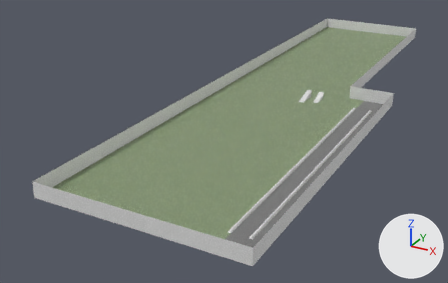
What one commit did to the Blender file media/trunk/tracks/emc2/emc2.blend.
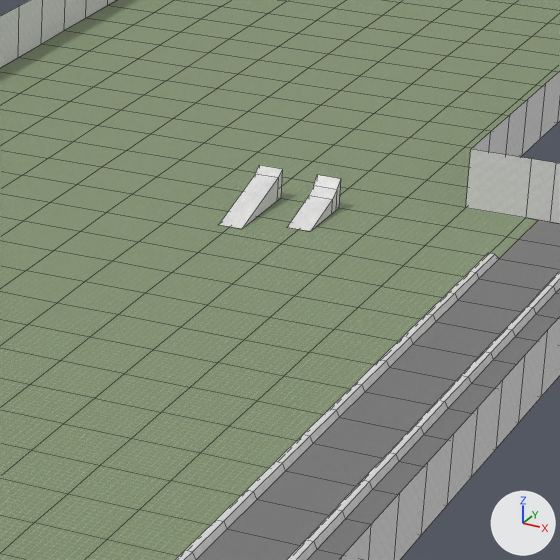
There are two pictures of each version: one whole from a 50 mm lens placed at (119.6, -233.7, 165.8), pointed at (-99.1, 164.0, -33.0), one close up on the part from 57% to 82% of the width and 20% to 60% of the height. The axes (+X, +Y, +Z) are drawn at lower right. The lights are the same throughout. The older version's two pictures come first. The close-ups show mesh edges as thin lines.

Names of what the first close-up shows: 'Barrier.L', 'Barrier.R', 'JumpZone', 'LandingWall', 'Ramp30', 'Ramp45', 'ReturnGrass', 'ReturnTrack', 'SideWall', 'SpeedTrack'.
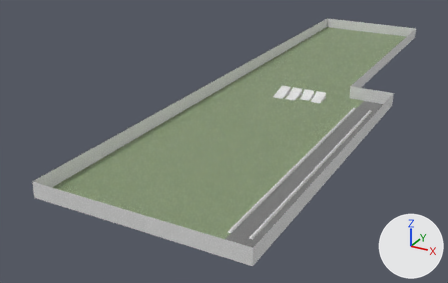
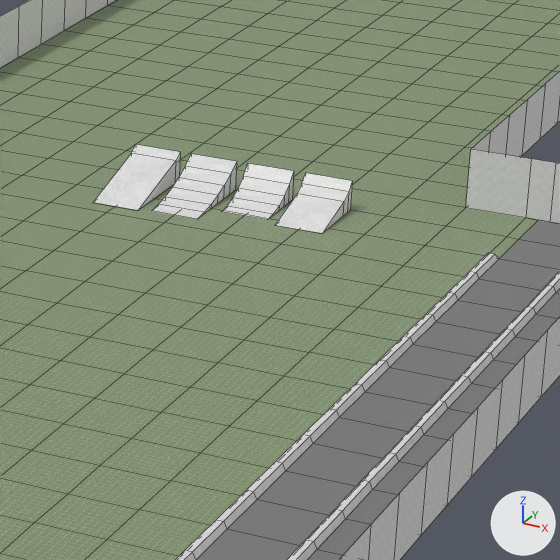
Pixel boxes [x1, y1, x2, y2] of what changed, in the close-ups (560 x 560 px):
'Ramp30', moved, rescaled (38% wider)
    before: [219, 165, 282, 229]
    after: [93, 145, 180, 210]
'Ramp30B', added
    after: [152, 154, 237, 219]
'Ramp45', rescaled (40% wider, 9% taller)
    before: [287, 175, 341, 231]
    after: [276, 173, 352, 234]
'Ramp45B', added
    after: [221, 163, 294, 220]

What the commit changed:
me_ramp30 is used by ob_ramp30; location (-47.0, 210.0, 0.0).
me_ramp30 had 12 vertices, 8 faces and spanned x -2.0..2.0, y -16.8..0.0, z 0.0..5.0.
me_ramp30 now has 12 vertices, 8 faces and spans x -4.0..4.0, y -16.8..0.0, z 0.0..5.0.
me_ramp30 part 1: the whole mesh is scaled about its middle by (2, 1, 1).
me_ramp45 is used by ob_ramp45; location (-37.0, 210.0, 0.0).
me_ramp45 had 16 vertices, 11 faces and spanned x -2.0..2.0, y -12.65..0.0, z -0.03..5.0.
me_ramp45 now has 16 vertices, 11 faces and spans x -4.0..4.0, y -12.65..0.0, z -0.03..5.0.
me_ramp45 part 2: the whole mesh is scaled about its middle by (2, 1, 1).
Mesh me_ramp45b is new.
It has 22 vertices, 16 faces and spans x -4.0..4.0, y -10.72..0.0, z 0.0..5.0.
It uses material mat_cement_png (picture img_cement_png).
Mesh me_ramp30b is new.
It has 26 vertices, 19 faces and spans x -4.0..4.0, y -15.8..0.0, z 0.0..5.0.
It uses material mat_cement_png (picture img_cement_png).
Object 'Ramp30' (ob_ramp30) moves from (-47.0, 210.0, 0.0) to (-67.0, 210.0, 0.0).
Object 'Ramp45B' (ob_ramp45b) is new; it shows me_ramp45b.
Its location is (-47.0, 210.0, 0.0).
Object 'Ramp30B' (ob_ramp30b) is new; it shows me_ramp30b.
Its location is (-57.0, 210.0, 0.0).
